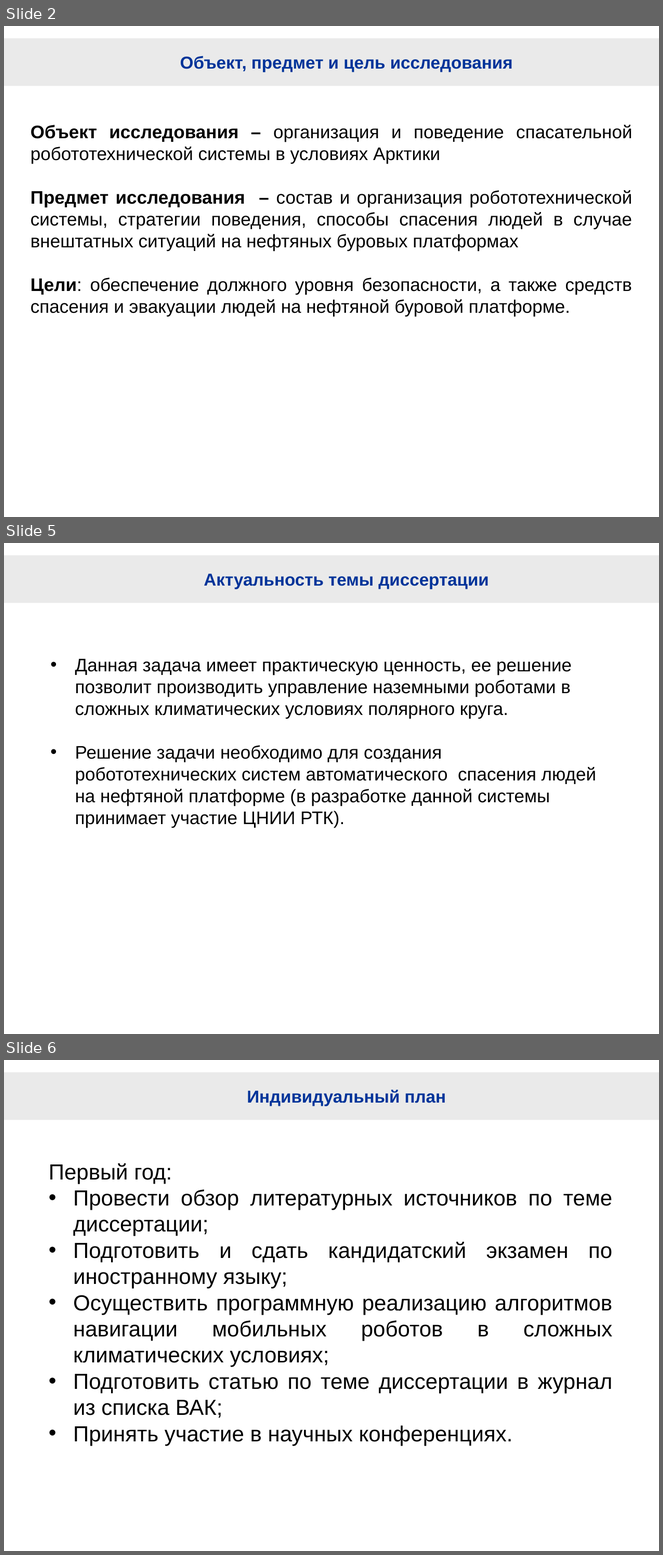
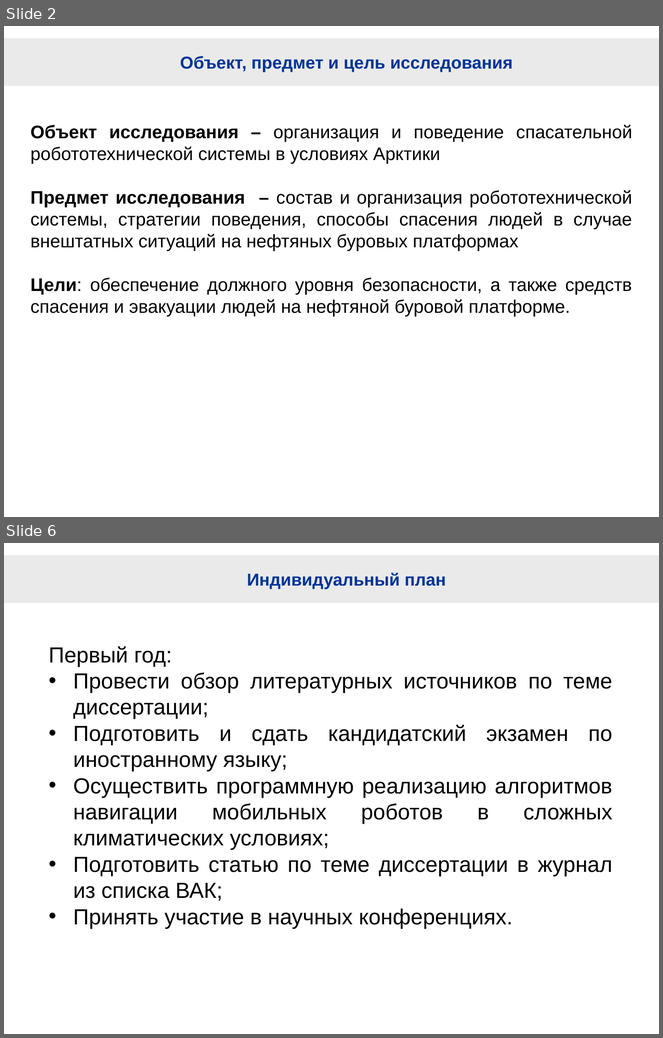
Before and after one commit to hellraptor/RescueRobots, a slide deck: RescueRobotsForNN.pptx. Shown one above the other, each under a label of ours: slides 2, 5 and 6 before the commit, slides 2 and 6 after it; the slides between them are not shown. The pictures are 663x1555 and 663x1038 pixels, drawn with LibreOffice and Linux fonts; fonts in the diff are those of the drawing; background and template pictures are left out. Boxes give left, top, right and bottom in pixels: in the first picture for what was removed or moved away, otherwise in the second. Text is boxed around its words. In the diff, an @@ line names an element or a change of style, - is before the commit and + after.

Commit message:
3 slides in presintation and small changes in text

```diff
--- a/RescueRobotsForNN.pptx
+++ b/RescueRobotsForNN.pptx
@@ slide 5 removed at box(4, 543, 659, 1034), background #FFFFFF; not listed: 1 template element that a slide beside it also shows @@
@@ title removed at box(204, 574, 489, 589) @@
-Актуальность темы диссертации
@@ text removed at box(75, 659, 596, 828) @@
-• Данная задача имеет практическую ценность, ее решение позволит производить управление наземными роботами в сложных климатических условиях полярного круга.
-• Решение задачи необходимо для создания робототехнических систем автоматического спасения людей на нефтяной платформе (в разработке данной системы принимает участие ЦНИИ РТК).
```
Also in this commit, not shown: 1 slide changed, 2 slides added, 1 other slide removed, 1 other file.
